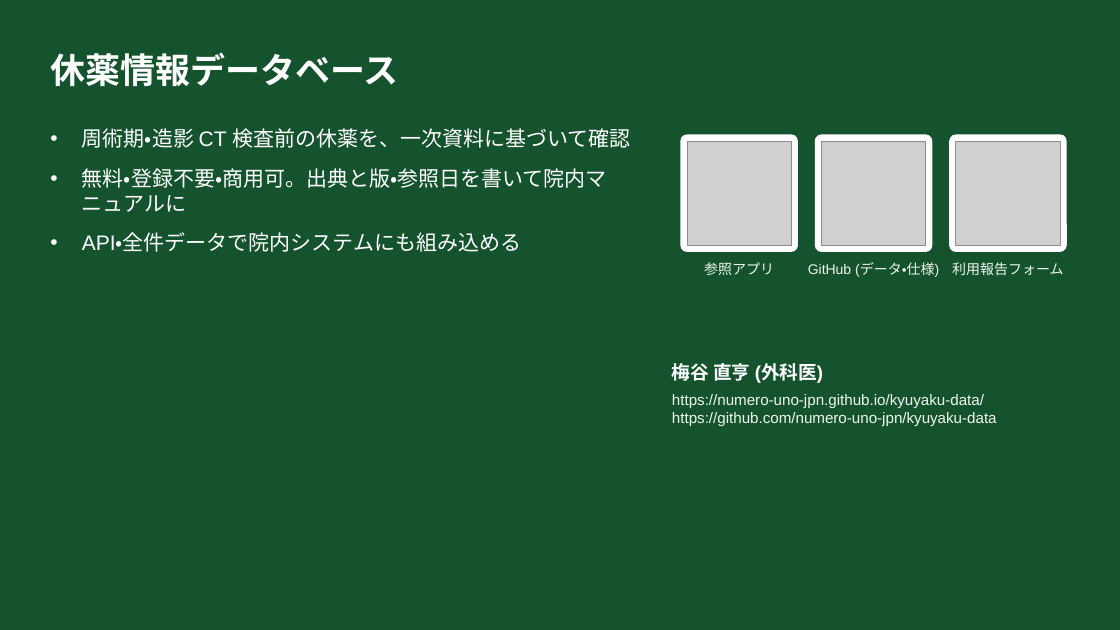
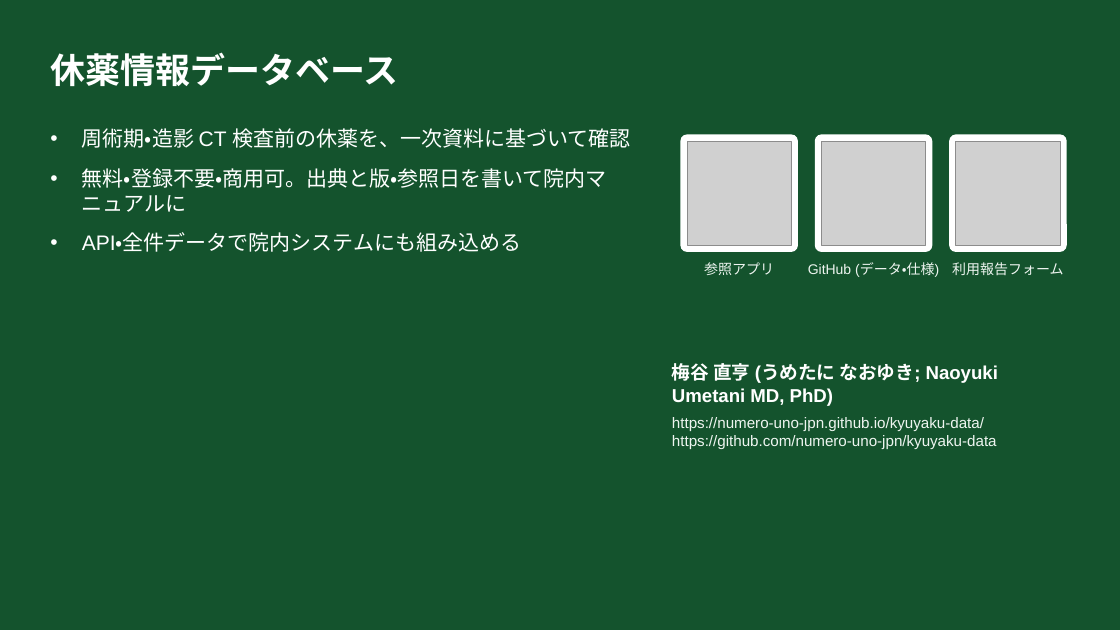
Before and after one commit to numero-uno-jpn/kyuyaku-data, a slide deck: slide 12 of slides/kyuyaku-data_for_hospital.pptx. Drawn at 1120x630 pixels with LibreOffice and Linux fonts; fonts in the diff are those of the drawing; grey boxes stand for pictures. Boxes give left, top, right and bottom in pixels: in the first picture for what was removed or moved away, otherwise in the second. Text is boxed around its words. In the diff, an @@ line names an element or a change of style, - is before the commit and + after.

```diff
--- a/slides/kyuyaku-data_for_hospital.pptx
+++ b/slides/kyuyaku-data_for_hospital.pptx
@@ text at [672, 363, 998, 406]: text changed @@
-梅谷 直亨 (外科医)
+梅谷 直亨 (うめたに なおゆき; Naoyuki Umetani MD, PhD)
```
Also in this commit, not shown: 1 other file.
